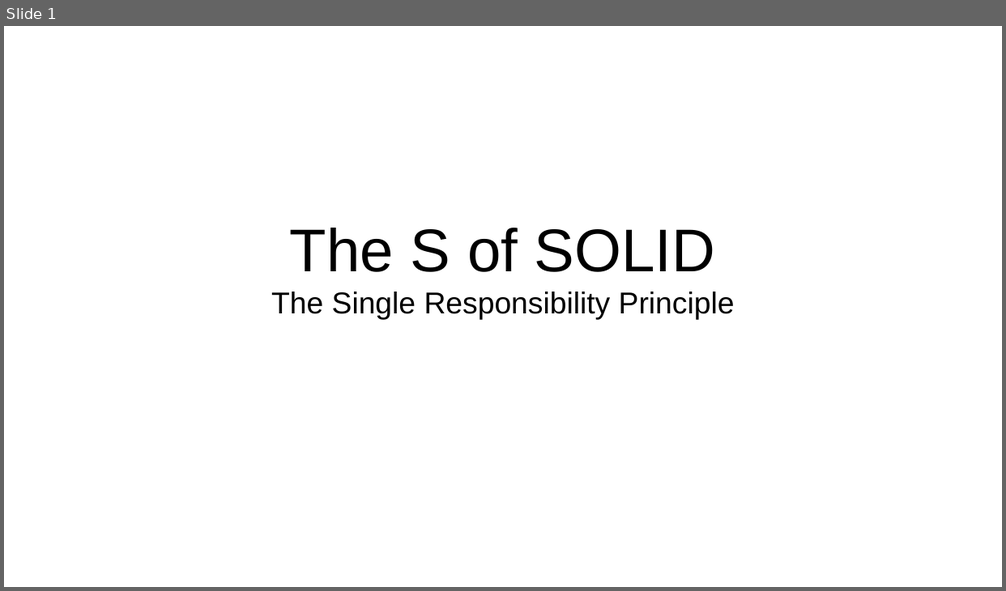
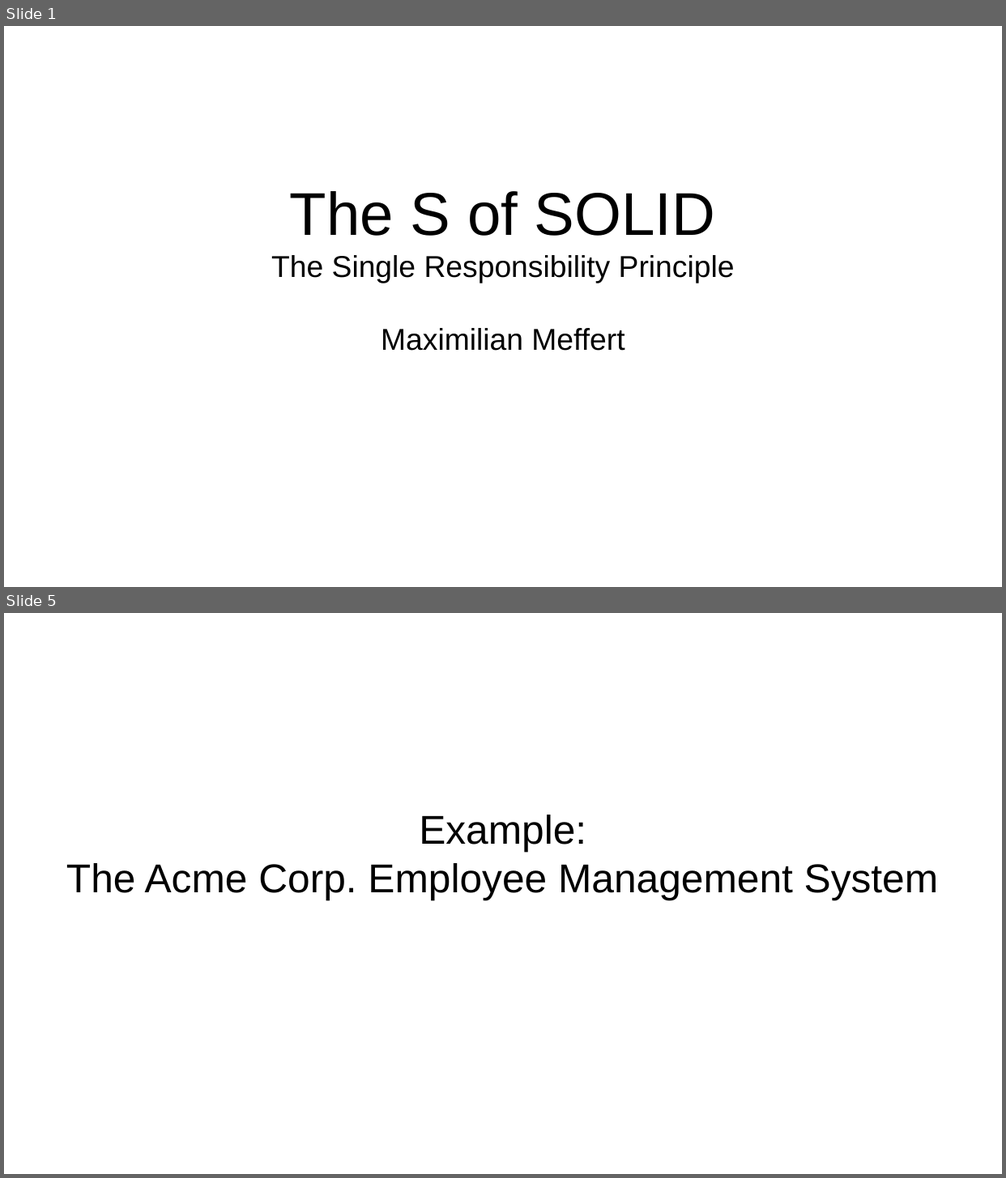
Before and after one commit to maxmeffert/SOLID, a slide deck: TheSofSOLID/TheSofSOLID.odp. Shown one above the other, each under a label of ours: slide 1 before the commit, slides 1 and 5 after it; the slides between them are not shown. The pictures are 1006x591 and 1006x1178 pixels, drawn with LibreOffice and Linux fonts; fonts in the diff are those of the drawing. Boxes give left, top, right and bottom in pixels: in the first picture for what was removed or moved away, otherwise in the second. Text is boxed around its words. In the diff, an @@ line names an element or a change of style, - is before the commit and + after.

```diff
--- a/TheSofSOLID/TheSofSOLID.odp
+++ b/TheSofSOLID/TheSofSOLID.odp
@@ slide 5 added at [4,613,1002,1174], background #FFFFFF @@
@@ subtitle added at [66,815,939,900], 32 pt, text #000000 @@
+Example:
+The Acme Corp. Employee Management System
@@ slide 1 changed as well @@
@@ subtitle at [381,328,624,351]: paragraph added @@
+Maximilian Meffert
```
Also in this commit, not shown: 12 other slides added, 1 slide removed, 3 other files.
